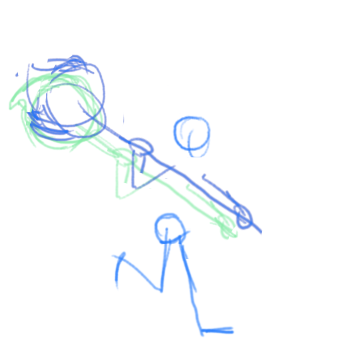
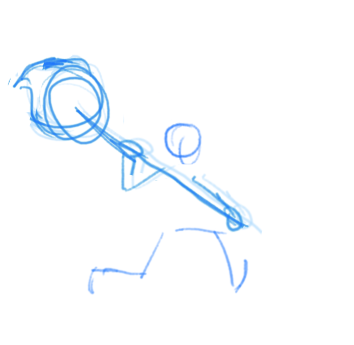
Before/after of a 354 x 345 layered artwork. What changed in the layer stack:
pixels changed over [7, 54, 263, 338] (layer not identified)
